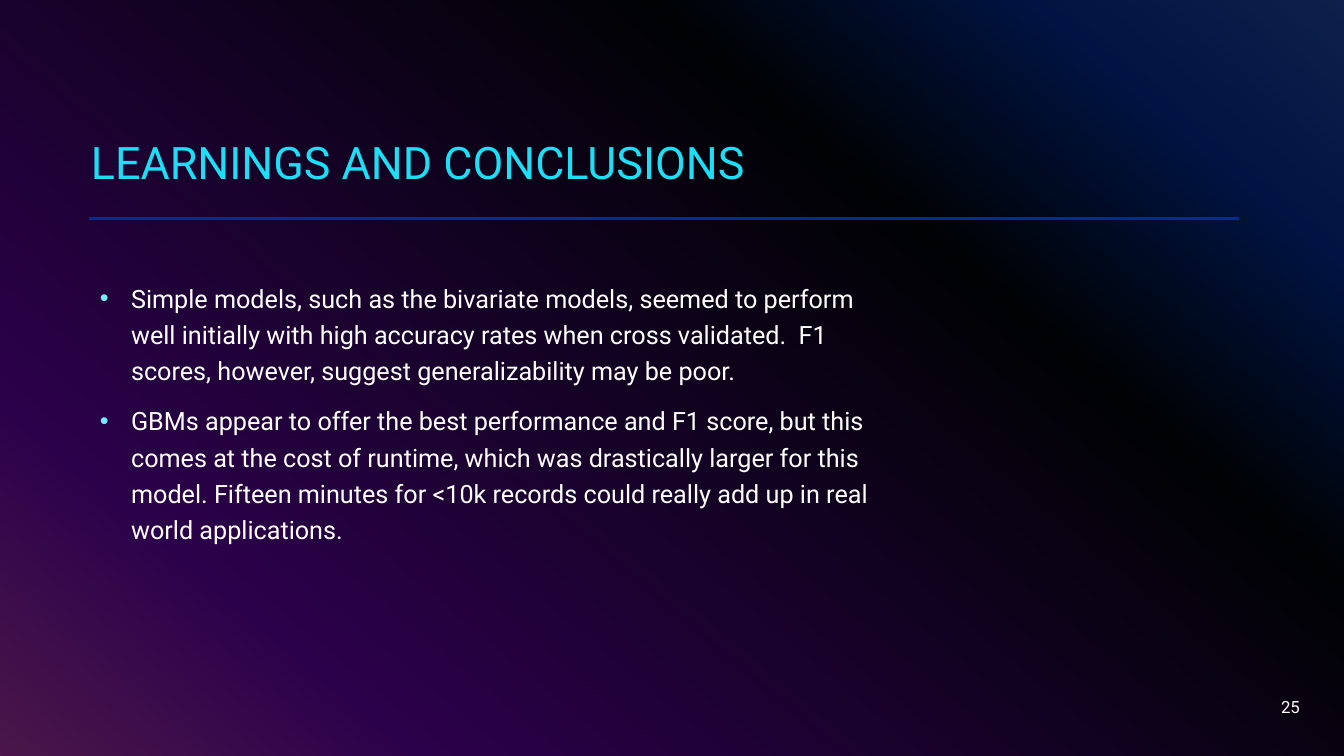
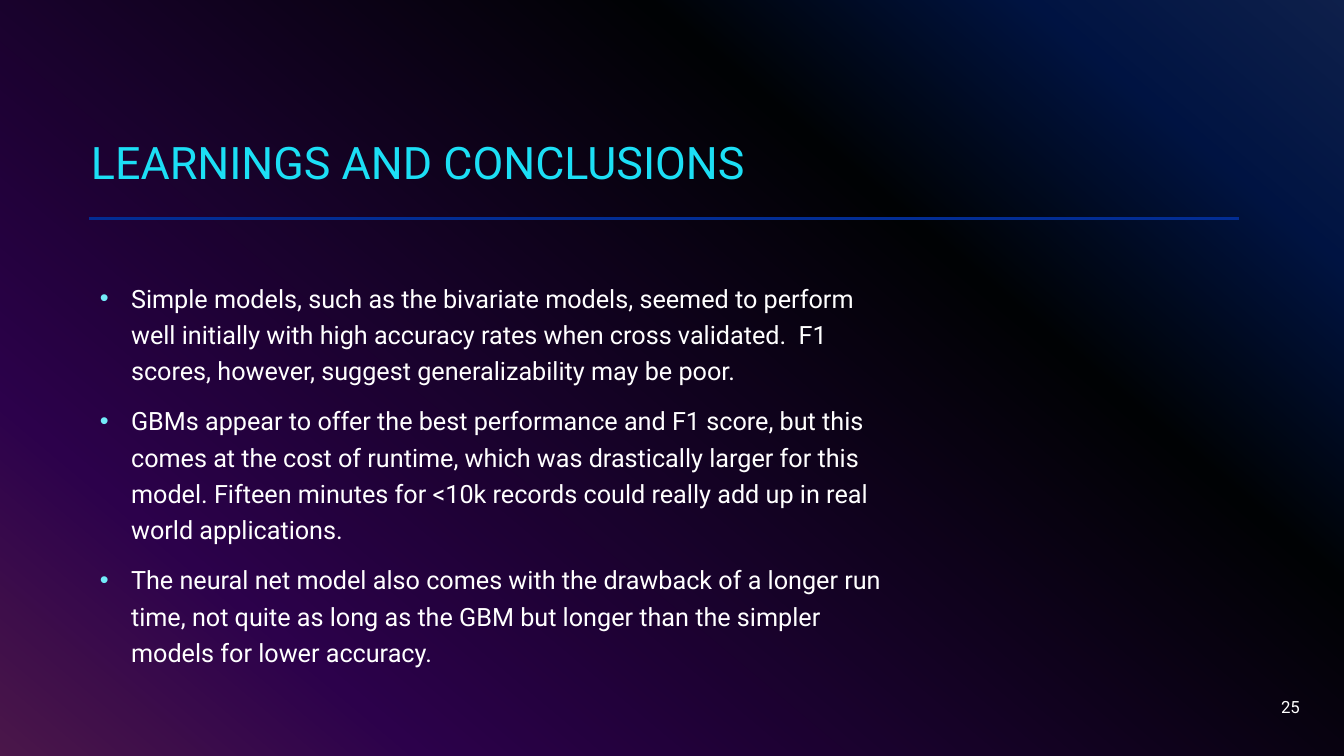
Before and after one commit to erin-valdes/EN625.742_group_project, a slide deck: slide 25 of Presentation_Final_V3.pptx. Drawn at 1344x756 pixels with LibreOffice and Linux fonts; fonts in the diff are those of the drawing. Boxes give left, top, right and bottom in pixels: in the first picture for what was removed or moved away, otherwise in the second. Text is boxed around its words. In the diff, an @@ line names an element or a change of style, - is before the commit and + after.

```diff
--- a/Presentation_Final_V3.pptx
+++ b/Presentation_Final_V3.pptx
@@ text at [131, 570, 880, 663]: paragraph added @@
+• The neural net model also comes with the drawback of a longer run time, not quite as long as the GBM but longer than the simpler models for lower accuracy.
```
